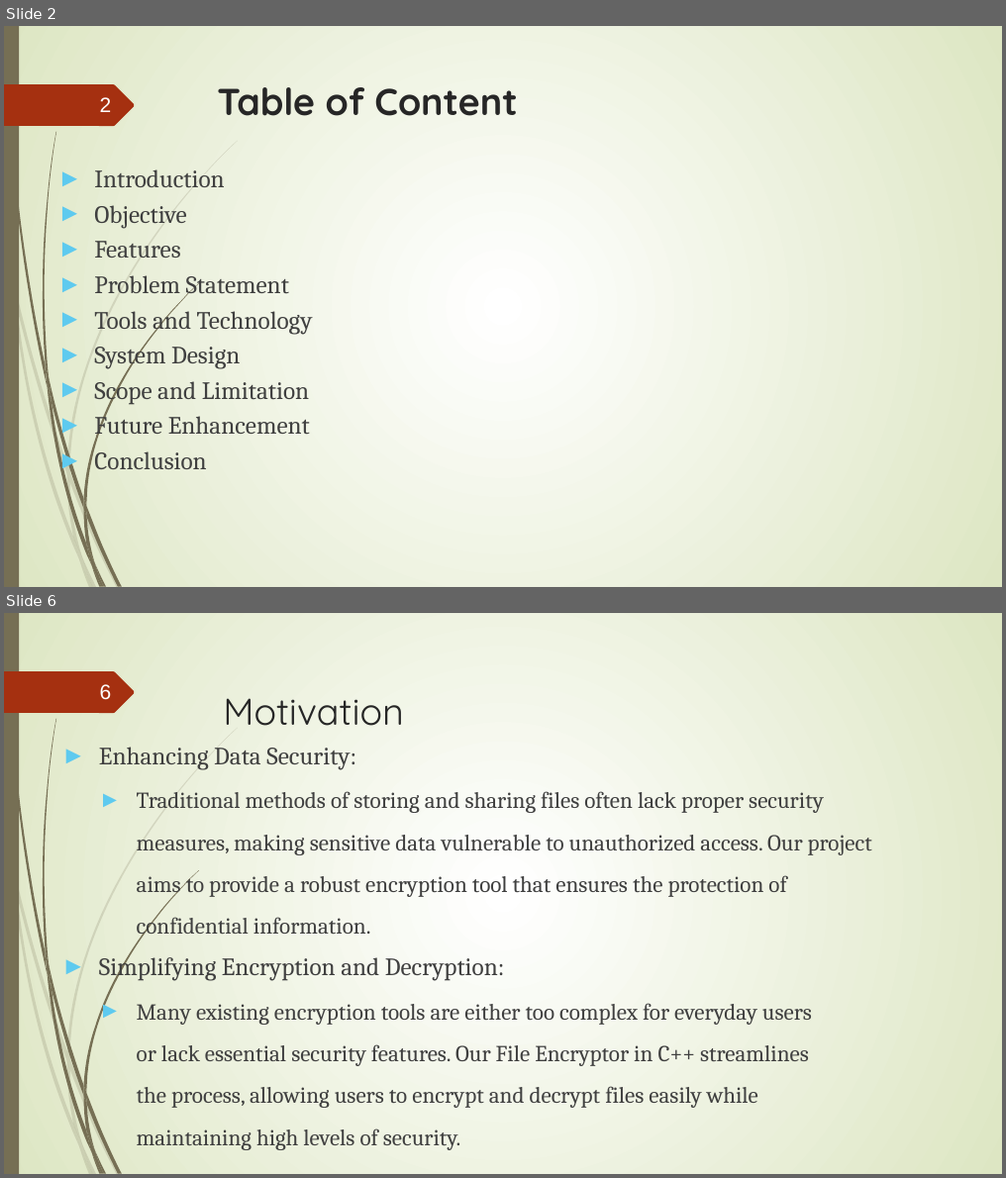
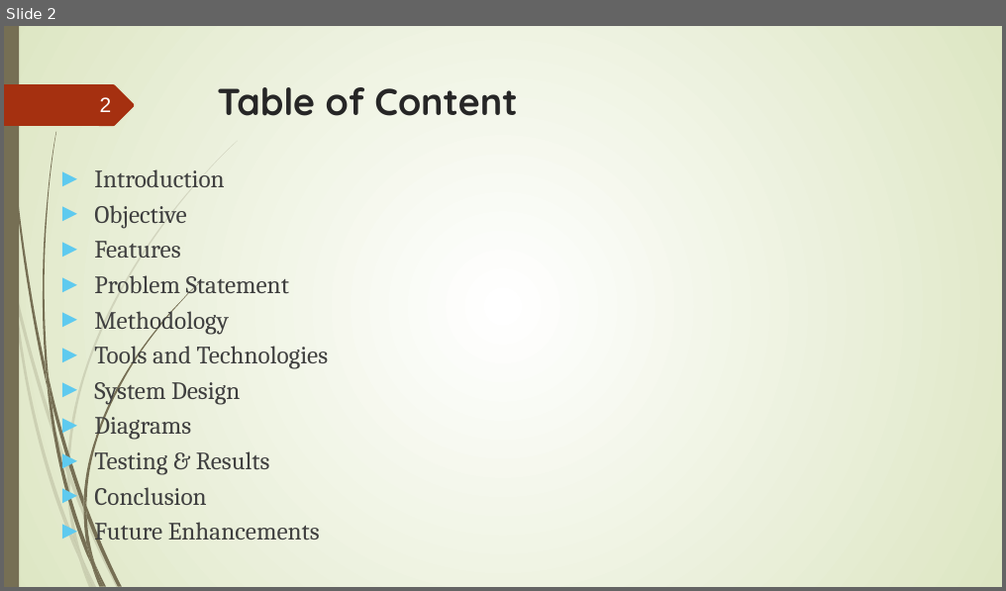
Before and after one commit to salimshre/Encryptor, a slide deck: Documentation/final -File Encryptor In C++.pptx. Shown one above the other, each under a label of ours: slides 2 and 6 before the commit, slide 2 after it; the slides between them are not shown. The pictures are 1006x1178 and 1006x591 pixels, drawn with LibreOffice and Linux fonts; fonts in the diff are those of the drawing. Boxes give left, top, right and bottom in pixels: in the first picture for what was removed or moved away, otherwise in the second. Text is boxed around its words. In the diff, an @@ line names an element or a change of style, - is before the commit and + after.

```diff
--- a/Documentation/final -File Encryptor In C++.pptx
+++ b/Documentation/final -File Encryptor In C++.pptx
@@ slide 6 removed at [4, 613, 1002, 1174], background gradient #FFFFFF to #DDE6C3; not listed: 24 template elements that a slide beside it also shows @@
@@ page number removed at [100, 684, 112, 700] @@
-6
@@ title removed at [223, 698, 404, 726] @@
-Motivation
@@ text removed at [99, 747, 872, 1151] @@
-► Enhancing Data Security:
-  ► Traditional methods of storing and sharing files often lack proper security measures, making sensitive data vulnerable to unauthorized access. Our project aims to provide a robust encryption tool that ensures the protection of confidential information.
-► Simplifying Encryption and Decryption:
-  ► Many existing encryption tools are either too complex for everyday users or lack essential security features. Our File Encryptor in C++ streamlines the process, allowing users to encrypt and decrypt files easily while maintaining high levels of security.
@@ slide 2 changed as well @@
@@ text at [94, 306, 329, 370]: text changed @@
-► Tools and Technology
+► Methodology
+► Tools and Technologies
@@ text at [94, 411, 270, 475]: text changed @@
-► Scope and Limitation
-► Future Enhancement
+► Diagrams
+► Testing & Results
@@ text at [94, 522, 320, 546]: paragraph added @@
+► Future Enhancements
```
Also in this commit, not shown: 1 other slide changed, 12 slides added, 10 other slides removed, 2 other files.
